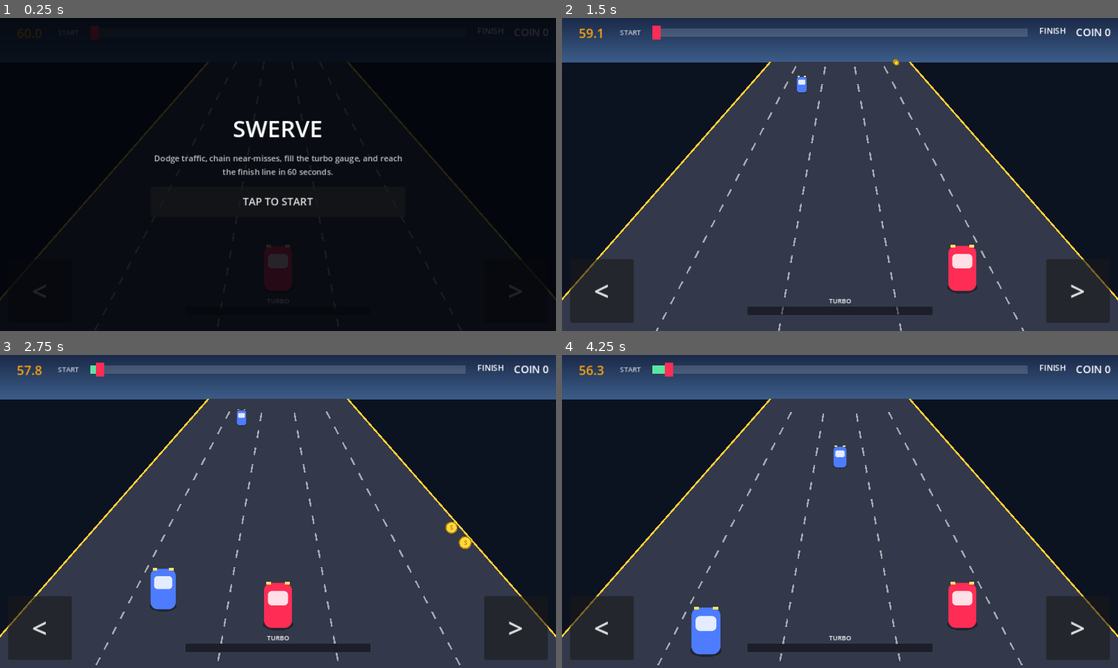
Above: before the commit, frames 1-4 (two rows, left to right).
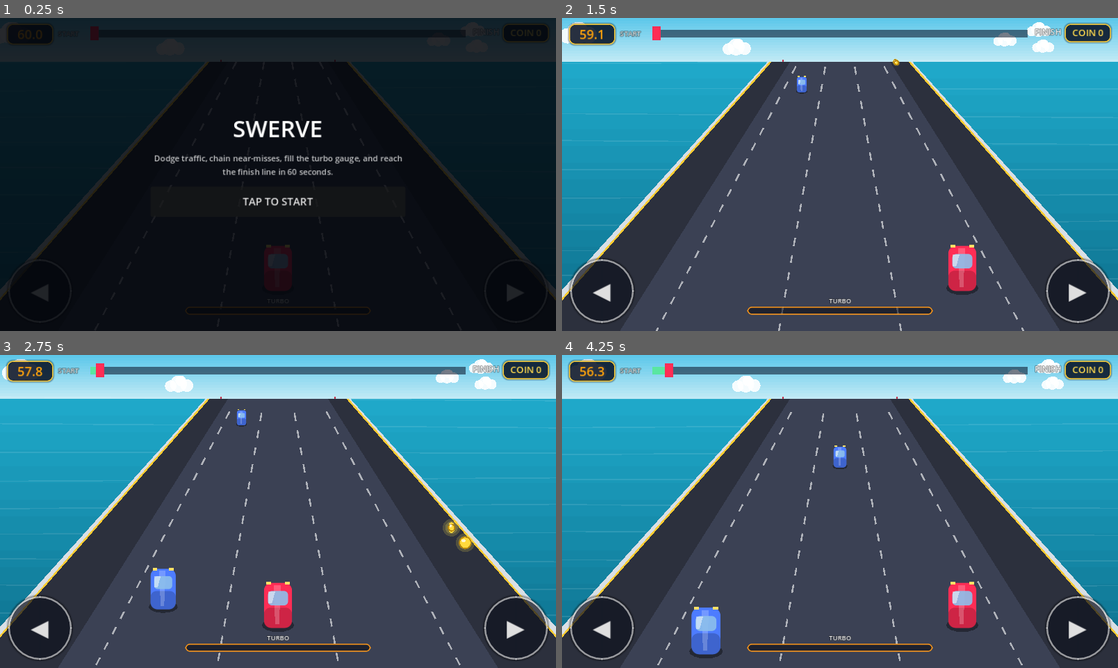
Above: after the commit, the same moments.

Repository: kjs8806/swerve
Game: Godot game, scene res://scenes/Main.tscn
The game is run twice, just before and just after one commit, with the same random seed, the same clock (stepped at 60 frames per second) and the same inputs.
Inputs:
- Up to frame 1 (0.25 s): no input
- Up to frame 2 (1.5 s): click "TAP TO START" at 0.5 s; tap Enter at 1.25, 1.35 s; hold Right from 1.28 s (still down)
- Up to frame 3 (2.75 s): tap Space at 1.52, 2.27 s; release Right at 2.03 s; hold Left from 2.03 s (still down); tap Enter at 2.1 s
- Up to frame 4 (4.25 s): release Left at 2.78 s; hold Right from 2.78 s (still down); tap Enter at 2.85, 3.6 s; tap Space at 3.77 s

The runs differ from the first frame. In frame 1, 2.1% of the frame differs, in the area x 0-100%, y 1-98%; in frame 2, 42%; in frame 3, 43%, in the area x 0-100%, y 0-98%; in frame 4, 43%.

Commit message:
Visual polish pass: environment, glossy cars, gem coins, HUD panels
Pushes the procedural rendering much closer to a polished arcade-racer
feel after feedback that it read as flat "80s arcade" next to the
reference footage:

- Ocean environment beyond the road (gradient + animated wave lines),
  sky with drifting clouds, striped guardrails with posts along both
  edges, and a center-highlight band on the road surface.
- Cars get gradient body shading (darker lower half, bright specular
  streak) instead of one flat fill.
- Coins redesigned as glowing, gently spinning gems instead of a flat
  yellow circle with a dollar sign.
- HUD badges (timer, coin count), the turbo gauge, and the swerve
  buttons now use bordered StyleBoxFlat panels instead of plain text
  and flat ColorRects.

This is a ceiling worth being honest about: it's a real jump in polish,
but still vector shapes, not the reference's actual 3D-rendered
sprites - matching that exactly needs real art assets later, not more
drawing code now.

Verified headlessly again (Xvfb + opengl3) via the same scripted
harness as the original port. Caught one real bug in the process:
several Color8() calls passed a single packed hex literal
(Color8(0xffd93d)) instead of separate r/g/b bytes - a GDScript parse
error that kept the whole script from loading, not something that
would show up as a subtle visual glitch.

Co-Authored-By: Claude Sonnet 5 <noreply@anthropic.com>
Claude-Session: https://claude.ai/code/session_018FwiYrawYFoWGDQFwqT5XC

Diff:
--- a/godot/scenes/Main.tscn
+++ b/godot/scenes/Main.tscn
@@ -1,6 +1,58 @@
-[gd_scene load_steps=2 format=3]
+[gd_scene load_steps=6 format=3]
 
 [ext_resource type="Script" path="res://scripts/Race.gd" id="1"]
+
+[sub_resource type="StyleBoxFlat" id="StyleBoxFlat_badge"]
+bg_color = Color(0.02, 0.06, 0.14, 0.78)
+border_width_left = 2
+border_width_top = 2
+border_width_right = 2
+border_width_bottom = 2
+border_color = Color(1, 0.8, 0.2, 0.9)
+corner_radius_top_left = 10
+corner_radius_top_right = 10
+corner_radius_bottom_right = 10
+corner_radius_bottom_left = 10
+shadow_color = Color(0, 0, 0, 0.35)
+shadow_size = 3
+
+[sub_resource type="StyleBoxFlat" id="StyleBoxFlat_gauge"]
+bg_color = Color(0.05, 0.05, 0.08, 0.6)
+border_width_left = 2
+border_width_top = 2
+border_width_right = 2
+border_width_bottom = 2
+border_color = Color(1, 0.6, 0.1, 0.9)
+corner_radius_top_left = 8
+corner_radius_top_right = 8
+corner_radius_bottom_right = 8
+corner_radius_bottom_left = 8
+
+[sub_resource type="StyleBoxFlat" id="StyleBoxFlat_btn"]
+bg_color = Color(0.08, 0.1, 0.16, 0.55)
+border_width_left = 3
+border_width_top = 3
+border_width_right = 3
+border_width_bottom = 3
+border_color = Color(1, 1, 1, 0.55)
+corner_radius_top_left = 60
+corner_radius_top_right = 60
+corner_radius_bottom_right = 60
+corner_radius_bottom_left = 60
+shadow_color = Color(0, 0, 0, 0.4)
+shadow_size = 4
+
+[sub_resource type="StyleBoxFlat" id="StyleBoxFlat_btn_pressed"]
+bg_color = Color(1, 0.8, 0.2, 0.55)
+border_width_left = 3
+border_width_top = 3
+border_width_right = 3
+border_width_bottom = 3
+border_color = Color(1, 1, 1, 0.8)
+corner_radius_top_left = 60
+corner_radius_top_right = 60
+corner_radius_bottom_right = 60
+corner_radius_bottom_left = 60
 
 [node name="Main" type="Node2D"]
 script = ExtResource("1")
@@ -12,11 +64,15 @@
 anchor_bottom = 1.0
 mouse_filter = 2
 
-[node name="TimerLabel" type="Label" parent="HUD/Root"]
+[node name="TimerPanel" type="PanelContainer" parent="HUD/Root"]
 offset_left = 12.0
 offset_top = 10.0
-offset_right = 90.0
-offset_bottom = 40.0
+offset_right = 92.0
+offset_bottom = 42.0
+theme_override_styles/panel = SubResource("StyleBoxFlat_badge")
+
+[node name="TimerLabel" type="Label" parent="HUD/Root/TimerPanel"]
+layout_mode = 2
 theme_override_font_sizes/font_size = 22
 theme_override_colors/font_color = Color(1, 0.8, 0.2, 1)
 text = "60.0"
@@ -25,25 +81,27 @@
 
 [node name="StartLabel" type="Label" parent="HUD/Root"]
 offset_left = 100.0
-offset_top = 16.0
+offset_top = 18.0
 offset_right = 150.0
+offset_bottom = 36.0
+theme_override_font_sizes/font_size = 12
+theme_override_colors/font_color = Color(1, 1, 1, 0.85)
+theme_override_colors/font_outline_color = Color(0, 0, 0, 0.6)
+theme_override_constants/outline_size = 3
+text = "START"
+
+[node name="ProgressTrack" type="Control" parent="HUD/Root"]
+anchor_right = 1.0
+offset_left = 156.0
+offset_top = 20.0
+offset_right = -156.0
 offset_bottom = 34.0
-theme_override_font_sizes/font_size = 12
-theme_override_colors/font_color = Color(1, 1, 1, 0.75)
-text = "START"
-
-[node name="ProgressTrack" type="Control" parent="HUD/Root"]
-anchor_right = 1.0
-offset_left = 156.0
-offset_top = 18.0
-offset_right = -156.0
-offset_bottom = 32.0
 mouse_filter = 2
 
 [node name="ProgressTrackBg" type="ColorRect" parent="HUD/Root/ProgressTrack"]
 anchor_right = 1.0
 anchor_bottom = 1.0
-color = Color(1, 1, 1, 0.15)
+color = Color(0.02, 0.06, 0.14, 0.55)
 mouse_filter = 2
 
 [node name="ProgressFill" type="ColorRect" parent="HUD/Root/ProgressTrack"]
@@ -61,24 +119,31 @@
 [node name="FinishLabel" type="Label" parent="HUD/Root"]
 anchor_left = 1.0
 anchor_right = 1.0
-offset_left = -150.0
-offset_top = 12.0
-offset_right = -90.0
-offset_bottom = 34.0
+offset_left = -158.0
+offset_top = 14.0
+offset_right = -98.0
+offset_bottom = 36.0
 theme_override_font_sizes/font_size = 14
+theme_override_colors/font_outline_color = Color(0, 0, 0, 0.6)
+theme_override_constants/outline_size = 3
 text = "FINISH"
 horizontal_alignment = 2
 
-[node name="CoinLabel" type="Label" parent="HUD/Root"]
+[node name="CoinPanel" type="PanelContainer" parent="HUD/Root"]
 anchor_left = 1.0
 anchor_right = 1.0
-offset_left = -90.0
+offset_left = -92.0
 offset_top = 10.0
 offset_right = -12.0
-offset_bottom = 40.0
-theme_override_font_sizes/font_size = 18
+offset_bottom = 42.0
+theme_override_styles/panel = SubResource("StyleBoxFlat_badge")
+
+[node name="CoinLabel" type="Label" parent="HUD/Root/CoinPanel"]
+layout_mode = 2
+theme_override_font_sizes/font_size = 16
+theme_override_colors/font_color = Color(1, 0.85, 0.3, 1)
 text = "COIN 0"
-horizontal_alignment = 2
+horizontal_alignment = 1
 vertical_alignment = 1
 
 [node name="ComboPopup" type="Label" parent="HUD/Root"]
@@ -120,6 +185,8 @@
 offset_right = 40.0
 offset_bottom = -44.0
 theme_override_font_sizes/font_size = 11
+theme_override_colors/font_outline_color = Color(0, 0, 0, 0.6)
+theme_override_constants/outline_size = 3
 text = "TURBO"
 horizontal_alignment = 1
 
@@ -134,14 +201,17 @@
 offset_bottom = -28.0
 mouse_filter = 2
 
-[node name="TurboGaugeBg" type="ColorRect" parent="HUD/Root/TurboGaugeTrack"]
-anchor_right = 1.0
-anchor_bottom = 1.0
-color = Color(0, 0, 0, 0.45)
+[node name="TurboGaugeBg" type="PanelContainer" parent="HUD/Root/TurboGaugeTrack"]
+anchor_right = 1.0
+anchor_bottom = 1.0
+theme_override_styles/panel = SubResource("StyleBoxFlat_gauge")
 mouse_filter = 2
 
 [node name="TurboFill" type="ColorRect" parent="HUD/Root/TurboGaugeTrack"]
 anchor_bottom = 1.0
+offset_left = 3.0
+offset_top = 3.0
+offset_bottom = -3.0
 color = Color(1, 0.6, 0.1, 1)
 mouse_filter = 2
 
@@ -152,8 +222,12 @@
 offset_top = -124.0
 offset_right = 124.0
 offset_bottom = -14.0
-theme_override_font_sizes/font_size = 46
-text = "<"
+theme_override_styles/normal = SubResource("StyleBoxFlat_btn")
+theme_override_styles/hover = SubResource("StyleBoxFlat_btn")
+theme_override_styles/pressed = SubResource("StyleBoxFlat_btn_pressed")
+theme_override_styles/focus = SubResource("StyleBoxFlat_btn")
+theme_override_font_sizes/font_size = 40
+text = "◀"
 
 [node name="BtnRight" type="Button" parent="HUD/Root"]
 anchor_left = 1.0
@@ -164,8 +238,12 @@
 offset_top = -124.0
 offset_right = -14.0
 offset_bottom = -14.0
-theme_override_font_sizes/font_size = 46
-text = ">"
+theme_override_styles/normal = SubResource("StyleBoxFlat_btn")
+theme_override_styles/hover = SubResource("StyleBoxFlat_btn")
+theme_override_styles/pressed = SubResource("StyleBoxFlat_btn_pressed")
+theme_override_styles/focus = SubResource("StyleBoxFlat_btn")
+theme_override_font_sizes/font_size = 40
+text = "▶"
 
 [node name="Overlay" type="Control" parent="HUD/Root"]
 anchor_right = 1.0
--- a/godot/scripts/Race.gd
+++ b/godot/scripts/Race.gd
@@ -62,10 +62,12 @@
 var lane_change_lock_until: int = 0
 var combo_popup_timer: float = 0.0
 var vignette_tex: GradientTexture2D
+var cloud_seeds: Array = []
+var rock_seeds: Array = []
 
 # ---------- HUD refs ----------
-@onready var timer_label: Label = $HUD/Root/TimerLabel
-@onready var coin_label: Label = $HUD/Root/CoinLabel
+@onready var timer_label: Label = $HUD/Root/TimerPanel/TimerLabel
+@onready var coin_label: Label = $HUD/Root/CoinPanel/CoinLabel
 @onready var progress_track: Control = $HUD/Root/ProgressTrack
 @onready var progress_fill: ColorRect = $HUD/Root/ProgressTrack/ProgressFill
 @onready var player_marker: ColorRect = $HUD/Root/ProgressTrack/PlayerMarker
@@ -85,10 +87,23 @@
 func _ready() -> void:
 	randomize()
 	_build_vignette_texture()
+	_build_scenery_seeds()
 	btn_left.pressed.connect(func(): try_swerve(-1))
 	btn_right.pressed.connect(func(): try_swerve(1))
 	overlay_button.pressed.connect(func(): reset_game())
 	set_process_unhandled_key_input(true)
+
+
+func _build_scenery_seeds() -> void:
+	for i in range(5):
+		cloud_seeds.append({
+			"x": randf(), "y": 0.15 + randf() * 0.55, "scale": 0.6 + randf() * 0.8,
+		})
+	for i in range(6):
+		rock_seeds.append({
+			"side": -1 if i % 2 == 0 else 1,
+			"x": 0.55 + randf() * 0.4, "scale": 0.5 + randf() * 0.9,
+		})
 
 
 func _build_vignette_texture() -> void:
@@ -504,30 +519,104 @@
 func _draw_road() -> void:
 	var w := get_w()
 	var h := get_h()
-	draw_rect(Rect2(0, 0, w, h), Color8(0x0b, 0x12, 0x20))
-
 	var hy := horizon_y()
-	_draw_vgrad(Rect2(0, 0, w, hy), Color8(0x1c, 0x2b, 0x4a), Color8(0x3a, 0x5a, 0x86))
-
 	var cx := center_x()
+
+	_draw_sky(w, hy)
+	_draw_scenery(w, h, hy, cx)
+
 	var top_half := half_width_at(0.0) * (1.0 + 1.0 / (LANES - 1))
 	var bot_half := half_width_at(1.0) * (1.0 + 1.0 / (LANES - 1))
+
+	_draw_guardrail(cx, hy, h, top_half, bot_half, -1.0)
+	_draw_guardrail(cx, hy, h, top_half, bot_half, 1.0)
+
+	# Road surface: dark base + a lighter center band for a subtle
+	# crowned-asphalt look instead of one flat fill.
 	var poly := PackedVector2Array([
-		Vector2(cx - top_half, hy),
-		Vector2(cx + top_half, hy),
-		Vector2(cx + bot_half, h),
-		Vector2(cx - bot_half, h),
+		Vector2(cx - top_half, hy), Vector2(cx + top_half, hy),
+		Vector2(cx + bot_half, h), Vector2(cx - bot_half, h),
 	])
-	draw_colored_polygon(poly, Color8(0x33, 0x39, 0x4a))
+	draw_colored_polygon(poly, Color8(0x2c, 0x30, 0x3d))
+	var inset := 0.72
+	var poly_hi := PackedVector2Array([
+		Vector2(cx - top_half * inset, hy), Vector2(cx + top_half * inset, hy),
+		Vector2(cx + bot_half * inset, h), Vector2(cx - bot_half * inset, h),
+	])
+	draw_colored_polygon(poly_hi, Color(0.28, 0.31, 0.4, 0.55))
 
 	for i in range(1, LANES):
 		var frac := lane_fraction(i - 0.5)
 		var x0: float = cx + frac * half_width_at(0.0)
 		var x1: float = cx + frac * half_width_at(1.0)
-		_draw_dashed_line(Vector2(x0, hy), Vector2(x1, h), Color(1, 1, 1, 0.55), 3.0, 14.0, 16.0, fmod(road_scroll, 30.0))
+		_draw_dashed_line(Vector2(x0, hy), Vector2(x1, h), Color(1, 1, 1, 0.6), 3.0, 14.0, 16.0, fmod(road_scroll, 30.0))
 
 	draw_line(Vector2(cx - top_half, hy), Vector2(cx - bot_half, h), Color8(0xff, 0xcc, 0x33), 3.0)
 	draw_line(Vector2(cx + top_half, hy), Vector2(cx + bot_half, h), Color8(0xff, 0xcc, 0x33), 3.0)
+
+
+func _draw_sky(w: float, hy: float) -> void:
+	_draw_vgrad(Rect2(0, 0, w, hy), Color8(0x5e, 0xc8, 0xea), Color8(0xbf, 0xe9, 0xf5))
+	for seed in cloud_seeds:
+		var drift: float = fmod(seed["x"] * w + elapsed_t * 6.0, w + 160.0) - 80.0
+		var cy: float = hy * seed["y"]
+		var s: float = seed["scale"]
+		_draw_cloud(Vector2(drift, cy), s)
+
+
+func _draw_cloud(pos: Vector2, s: float) -> void:
+	var col := Color(1, 1, 1, 0.9)
+	draw_circle(pos, 16.0 * s, col)
+	draw_circle(pos + Vector2(16.0 * s, 3.0 * s), 12.0 * s, col)
+	draw_circle(pos + Vector2(-15.0 * s, 4.0 * s), 11.0 * s, col)
+	draw_circle(pos + Vector2(4.0 * s, -6.0 * s), 10.0 * s, col)
+
+
+func _draw_scenery(w: float, h: float, hy: float, cx: float) -> void:
+	# Ocean band beyond the road on both sides, from the horizon down.
+	_draw_vgrad(Rect2(0, hy, w, h - hy), Color8(0x1f, 0xa8, 0xc9), Color8(0x0d, 0x6f, 0x8c))
+	for i in range(10):
+		var yy: float = hy + (h - hy) * (float(i) / 10.0)
+		var wobble: float = sin(elapsed_t * 1.5 + i) * 4.0
+		draw_line(Vector2(0, yy + wobble), Vector2(w, yy - wobble), Color(1, 1, 1, 0.10), 2.0)
+
+	for seed in rock_seeds:
+		var side: float = seed["side"]
+		var s: float = seed["scale"]
+		var rx: float = cx + side * w * seed["x"]
+		var ry: float = hy - 2.0
+		var pts := PackedVector2Array([
+			Vector2(rx - 22.0 * s, ry), Vector2(rx - 6.0 * s, ry - 30.0 * s),
+			Vector2(rx + 10.0 * s, ry - 14.0 * s), Vector2(rx + 24.0 * s, ry),
+		])
+		draw_colored_polygon(pts, Color8(0x6b, 0x53, 0x3c))
+
+
+func _draw_guardrail(cx: float, hy: float, h: float, top_half: float, bot_half: float, side: float) -> void:
+	var rail_w_top := 5.0
+	var rail_w_bot := 16.0
+	var inner_top: float = top_half * side
+	var inner_bot: float = bot_half * side
+	var outer_top: float = inner_top + side * rail_w_top
+	var outer_bot: float = inner_bot + side * rail_w_bot
+	var poly := PackedVector2Array([
+		Vector2(cx + inner_top, hy), Vector2(cx + outer_top, hy),
+		Vector2(cx + outer_bot, h), Vector2(cx + inner_bot, h),
+	])
+	draw_colored_polygon(poly, Color8(0xd8, 0xdf, 0xe6))
+
+	var steps := 10
+	for i in range(steps):
+		var p0: float = float(i) / steps
+		var p1: float = float(i + 1) / steps
+		if i % 2 != 0:
+			continue
+		var s0 := scale_at(p0)
+		var y0 := row_y(p0)
+		var hw0: float = half_width_at(p0) * side + side * lerp(rail_w_top, rail_w_bot, ease_p(p0)) * 0.5
+		var post_w: float = maxf(2.0, 4.0 * s0)
+		var post_h: float = maxf(4.0, 10.0 * s0)
+		draw_rect(Rect2(cx + hw0 - post_w * 0.5, y0 - post_h, post_w, post_h), Color8(0xc0, 0x2c, 0x46))
 
 
 func _ellipse_points(center: Vector2, rx: float, ry: float, segments: int = 16) -> PackedVector2Array:
@@ -552,9 +641,28 @@
 	var w: float = 46.0 * scale
 	var h: float = 74.0 * scale
 	draw_set_transform(pos, 0.0, Vector2.ONE)
-	draw_colored_polygon(_ellipse_points(Vector2(0, h * 0.42), w * 0.55, h * 0.14), Color(0, 0, 0, 0.35))
+
+	draw_colored_polygon(_ellipse_points(Vector2(0, h * 0.44), w * 0.58, h * 0.15), Color(0, 0, 0, 0.38))
+
+	# Base coat, then a darker lower half for body-side shading and a
+	# bright top-down specular streak, so the paint reads as glossy
+	# rather than a single flat fill.
 	_draw_round_rect(Rect2(-w / 2.0, -h / 2.0, w, h), color, w * 0.28)
-	_draw_round_rect(Rect2(-w / 2.0 + w * 0.14, -h / 2.0 + h * 0.18, w * 0.72, h * 0.32), Color(1, 1, 1, 0.85), w * 0.16)
+	var shade := color.darkened(0.35)
+	shade.a = 0.55
+	_draw_round_rect(Rect2(-w / 2.0, h * 0.05, w, h * 0.45), shade, w * 0.24)
+	var gloss_pts := PackedVector2Array([
+		Vector2(-w * 0.16, -h / 2.0 + h * 0.05), Vector2(w * 0.10, -h / 2.0 + h * 0.05),
+		Vector2(w * 0.04, h / 2.0 - h * 0.08), Vector2(-w * 0.10, h / 2.0 - h * 0.08),
+	])
+	draw_colored_polygon(gloss_pts, Color(1, 1, 1, 0.22))
+
+	_draw_round_rect(Rect2(-w / 2.0 + w * 0.14, -h / 2.0 + h * 0.18, w * 0.72, h * 0.32), Color(0.55, 0.75, 0.92, 0.9), w * 0.16)
+	draw_colored_polygon(PackedVector2Array([
+		Vector2(-w / 2.0 + w * 0.16, -h / 2.0 + h * 0.19), Vector2(-w / 2.0 + w * 0.4, -h / 2.0 + h * 0.19),
+		Vector2(-w / 2.0 + w * 0.28, -h / 2.0 + h * 0.46), Vector2(-w / 2.0 + w * 0.16, -h / 2.0 + h * 0.46),
+	]), Color(1, 1, 1, 0.5))
+
 	draw_rect(Rect2(-w / 2.0 + w * 0.08, -h / 2.0 - 2.0, w * 0.18, 5.0 * scale), Color8(0xff, 0xe0, 0x66))
 	draw_rect(Rect2(w / 2.0 - w * 0.26, -h / 2.0 - 2.0, w * 0.18, 5.0 * scale), Color8(0xff, 0xe0, 0x66))
 	draw_set_transform(Vector2.ZERO, 0.0, Vector2.ONE)
@@ -563,11 +671,15 @@
 func _draw_coin(pos: Vector2, scale: float) -> void:
 	draw_set_transform(pos, 0.0, Vector2.ONE)
 	var r: float = 13.0 * scale
-	draw_circle(Vector2.ZERO, r, Color8(0xff, 0xd9, 0x3d))
-	draw_arc(Vector2.ZERO, r, 0, TAU, 24, Color8(0xb8, 0x86, 0x0b), 2.0)
-	var font := ThemeDB.fallback_font
-	var font_size: int = int(14 * scale)
-	draw_string(font, Vector2(-4.0 * scale, 5.0 * scale), "$", HORIZONTAL_ALIGNMENT_CENTER, -1, font_size, Color8(0xb8, 0x86, 0x0b))
+	var spin: float = sin(elapsed_t * 3.0 + pos.x * 0.05)
+	var rx: float = r * (0.55 + 0.45 * abs(spin))
+
+	draw_circle(Vector2.ZERO, r * 1.6, Color(1.0, 0.9, 0.3, 0.18))
+	draw_circle(Vector2.ZERO, r * 1.15, Color(1.0, 0.9, 0.3, 0.22))
+
+	draw_colored_polygon(_ellipse_points(Vector2.ZERO, rx, r, 20), Color8(0xff, 0xd9, 0x3d))
+	draw_arc(Vector2.ZERO, rx, 0, TAU, 20, Color8(0xb8, 0x86, 0x0b), 2.0)
+	draw_colored_polygon(_ellipse_points(Vector2(-rx * 0.3, -r * 0.35), rx * 0.35, r * 0.28, 12), Color(1, 1, 1, 0.75))
 	draw_set_transform(Vector2.ZERO, 0.0, Vector2.ONE)
 
 
Not shown, changed: DESIGN.md
